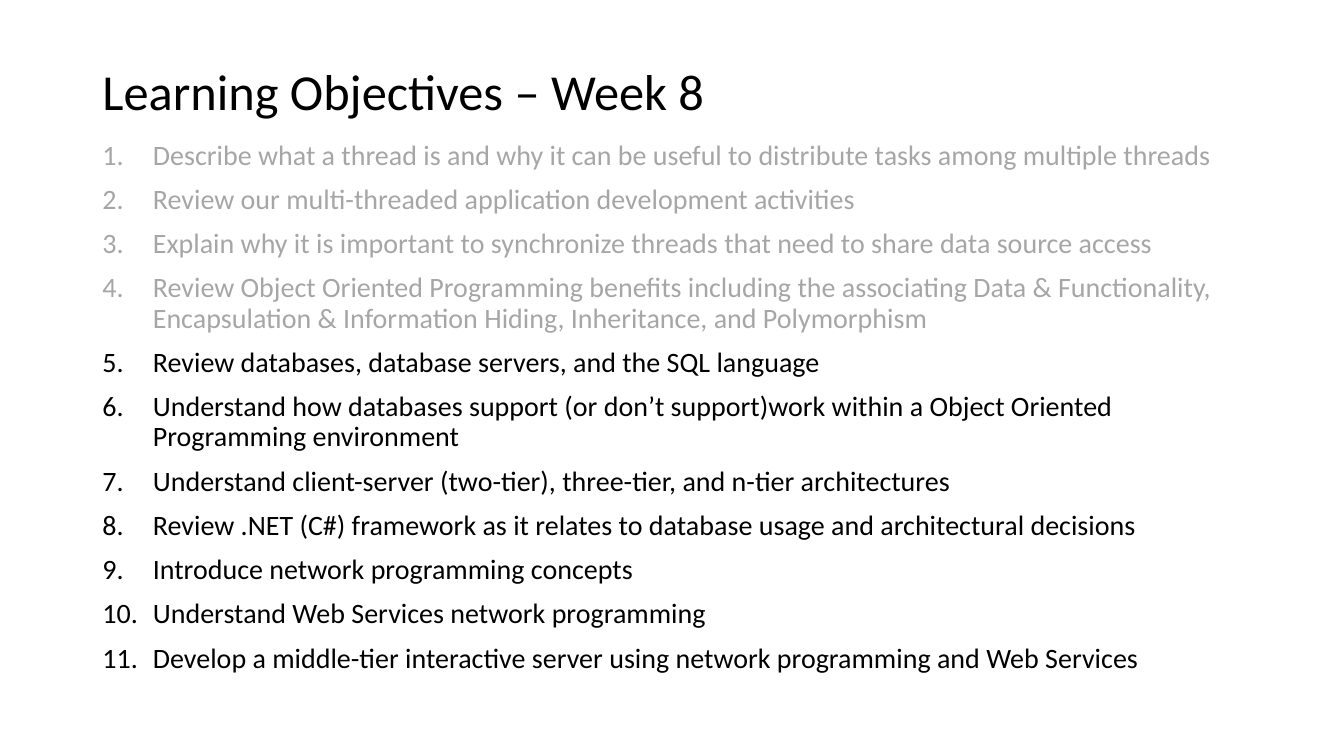
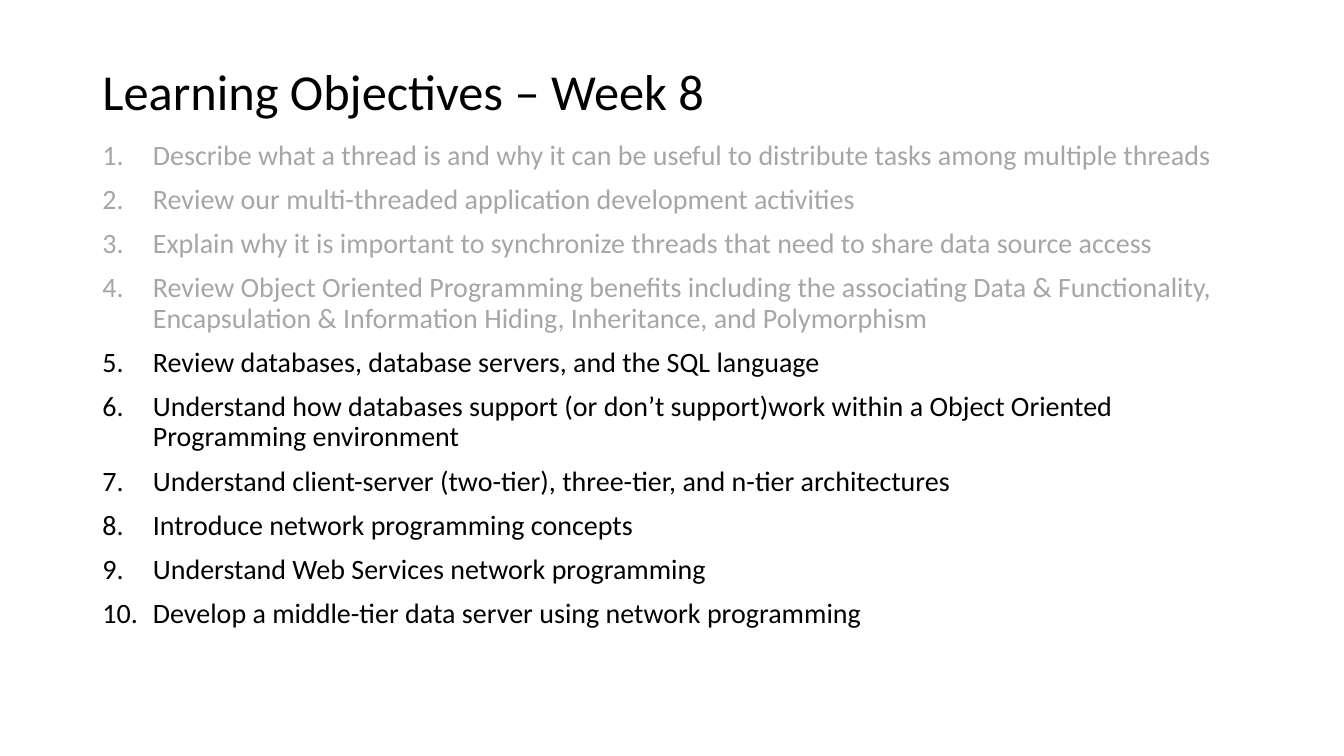
Before and after one commit to EricJPogue/www-epogue-info, a slide deck: slide 17 of CPSC-24500/Week08/2017SpringW08Slides.pptx. Drawn at 1344x756 pixels with LibreOffice and Linux fonts; fonts in the diff are those of the drawing. Boxes give left, top, right and bottom in pixels: in the first picture for what was removed or moved away, otherwise in the second. Text is boxed around its words. In the diff, an @@ line names an element or a change of style, - is before the commit and + after.

```diff
--- a/CPSC-24500/Week08/2017SpringW08Slides.pptx
+++ b/CPSC-24500/Week08/2017SpringW08Slides.pptx
@@ text at [153,514,1136,540]: paragraph removed @@
-8. Review .NET (C#) framework as it relates to database usage and architectural decisions
@@ text at [153,603,861,628]: text changed @@
-11. Develop a middle-tier interactive server using network programming and Web Services
+10. Develop a middle-tier data server using network programming
```
Also in this commit, not shown: 2 other slides changed, 9 other files.
